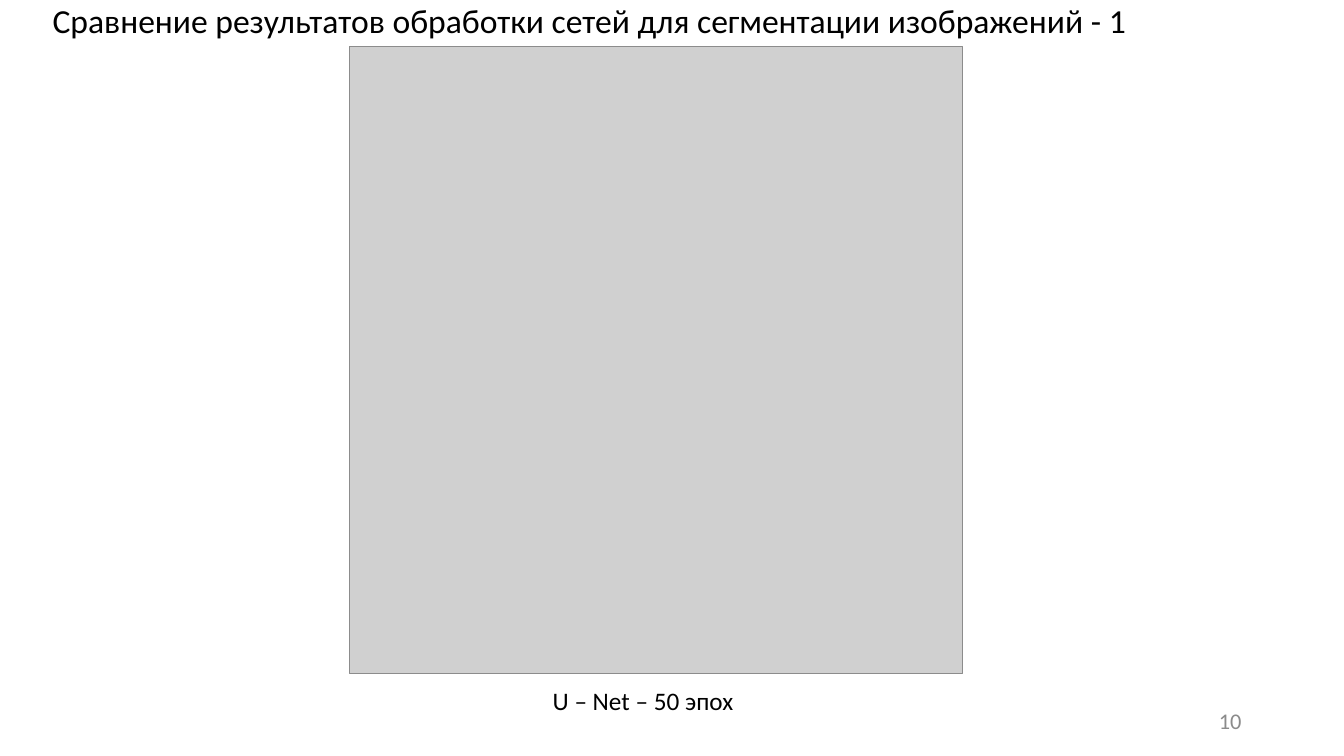
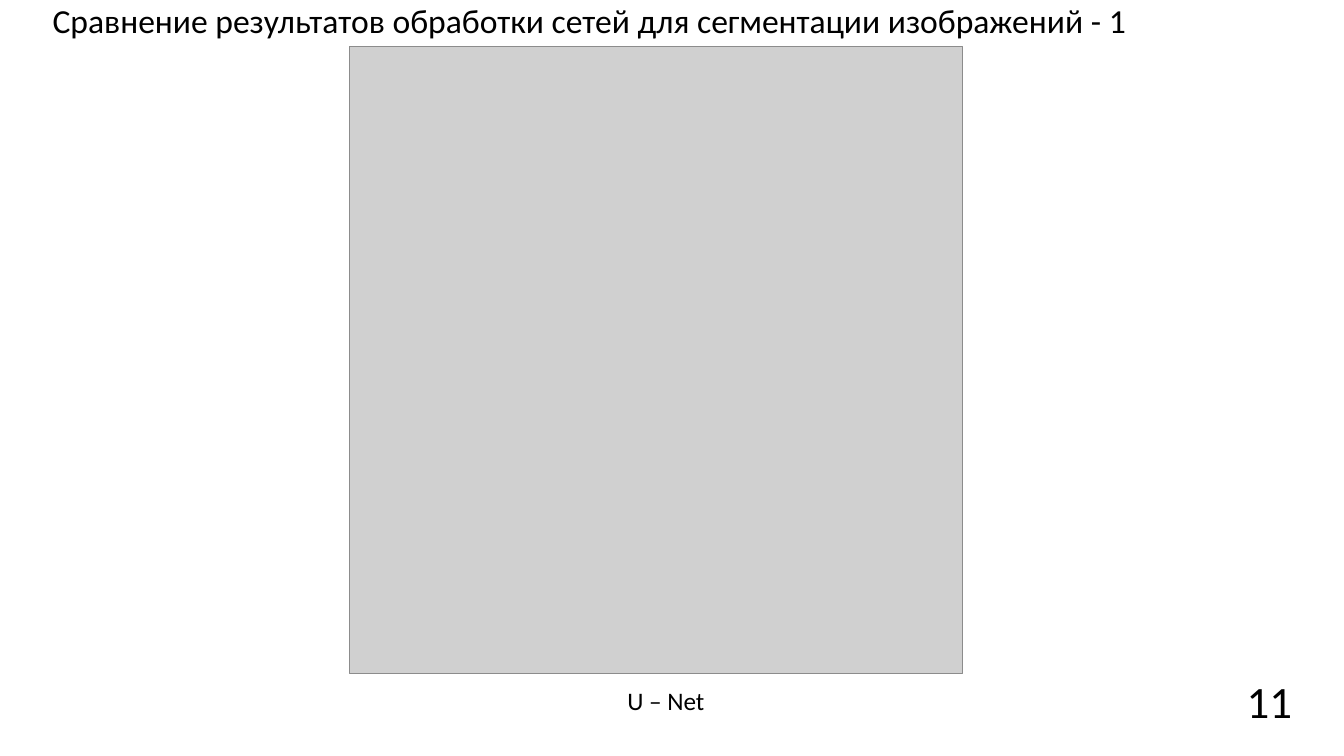
Before and after one commit to JacKira/Airbus_ship_detection, a slide deck: slide 11 of Отчет/ВКР презентация.pptx (slide 10 before the commit). Drawn at 1344x756 pixels with LibreOffice and Linux fonts; fonts in the diff are those of the drawing; grey boxes stand for pictures. Boxes give left, top, right and bottom in pixels: in the first picture for what was removed or moved away, otherwise in the second. Text is boxed around its words. In the diff, an @@ line names an element or a change of style, - is before the commit and + after.

```diff
--- a/Отчет/ВКР презентация.pptx
+++ b/Отчет/ВКР презентация.pptx
@@ page number at [1247,689,1292,718]: text changed; size 16 to 32 pt; text colour #8C8C8C to #000000 @@
-10
+11
@@ text at [627,693,704,711]: text changed @@
-U – Net – 50 эпох
+U – Net
```
Also in this commit, not shown: 11 other slides changed, 1 slide added, 1 other file.
